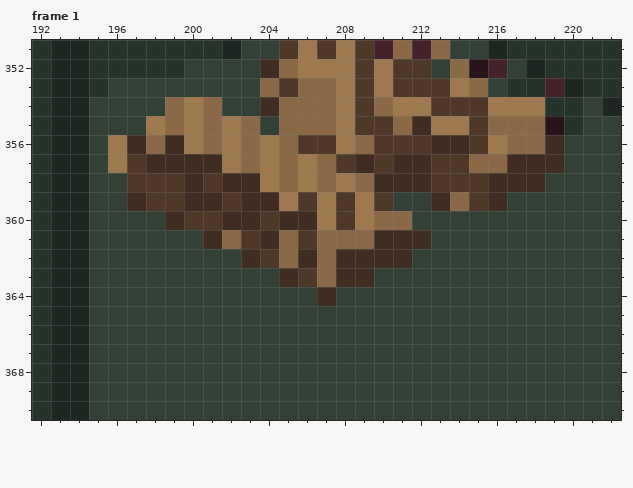
Pixel-art file: ch00-pa00.ase. The picture above was drawn from the file before the commit.
512x512 pixels, 4 frames. Colours within 5 levels of each other are drawn and written as one. Shown: frame 1: x 192..222, y 351..370. The commit also changed other frames or places, which this record leaves out.
The result:
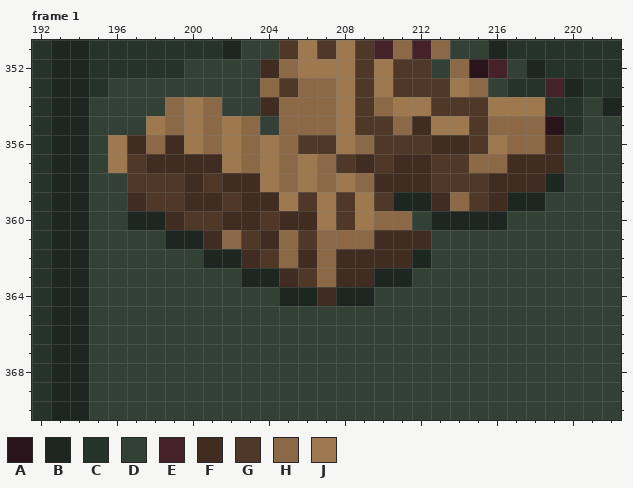
Palette (. is transparent): A #29141b  B #1d2621  C #26332b  D #324035  E #452229  F #402c20  G #4f3828  H #8c6946  J #9e794f
The edit:
{"where": "frame 1, layer \"Cell\""}
{"frame":1,"y":358,"x":219,"old":"D","new":"B"}
{"frame":1,"y":359,"x":211,"old":"DD","new":"BB"}
{"frame":1,"y":359,"x":217,"old":"DD","new":"BB"}
{"frame":1,"y":360,"x":197,"old":"DD","new":"BB"}
{"frame":1,"y":360,"x":213,"old":"DDDD","new":"BBBB"}
{"frame":1,"y":361,"x":199,"old":"DD","new":"BB"}
{"frame":1,"y":362,"x":201,"old":"DD","new":"BB"}
{"frame":1,"y":362,"x":212,"old":"D","new":"B"}
{"frame":1,"y":363,"x":203,"old":"DD","new":"BB"}
{"frame":1,"y":363,"x":210,"old":"DD","new":"BB"}
{"frame":1,"y":364,"x":205,"old":"DD","new":"BB"}
{"frame":1,"y":364,"x":208,"old":"DD","new":"BB"}
{"label":"changed","picture_box":[127,173,564,306]}
